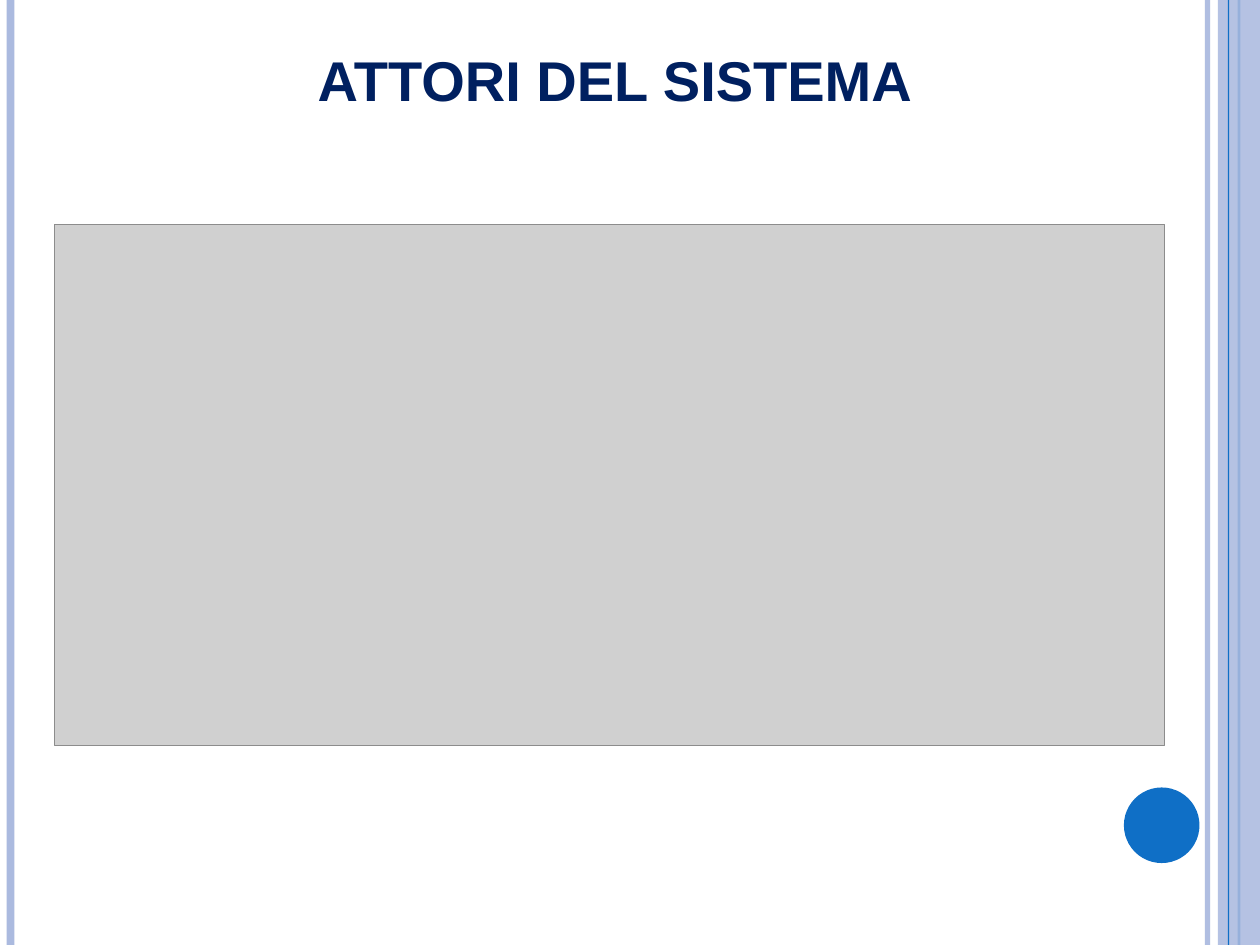
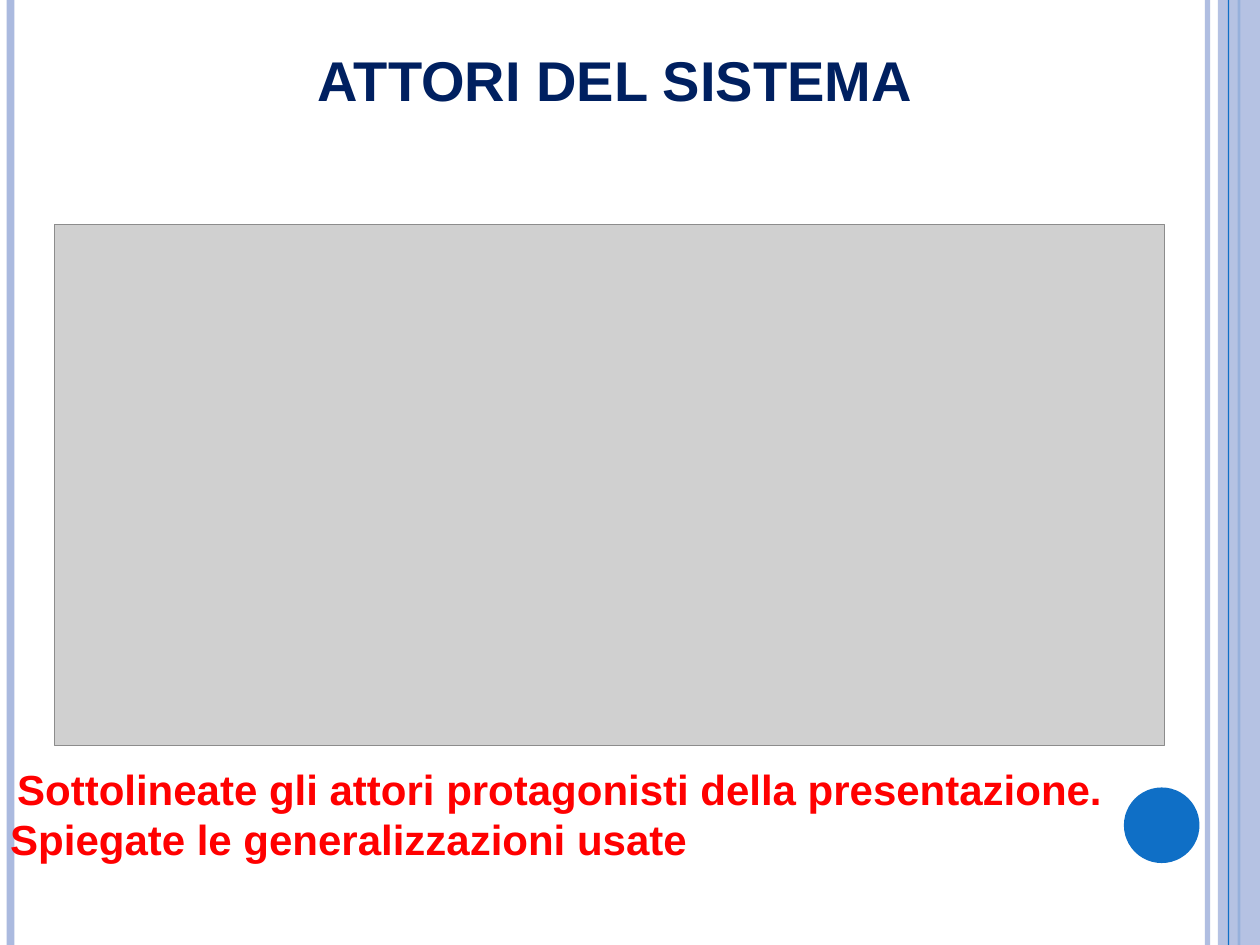
Before and after one commit to ammirate/at-silo, a slide deck: slide 2 of Presentazione/Esempio/Presentazione CBunisa_Esempio.pptx. Drawn at 1260x945 pixels with LibreOffice and Linux fonts; fonts in the diff are those of the drawing; grey boxes stand for pictures. Boxes give left, top, right and bottom in pixels: in the first picture for what was removed or moved away, otherwise in the second. Text is boxed around its words. In the diff, an @@ line names an element or a change of style, - is before the commit and + after.

Commit message:
[MT] inserimento template presentazione

```diff
--- a/Presentazione/Esempio/Presentazione CBunisa_Esempio.pptx
+++ b/Presentazione/Esempio/Presentazione CBunisa_Esempio.pptx
@@ text added at [10, 774, 1102, 863], 24 pt, text #FF0000, bold @@
+Sottolineate gli attori protagonisti della presentazione.
+Spiegate le generalizzazioni usate
```
